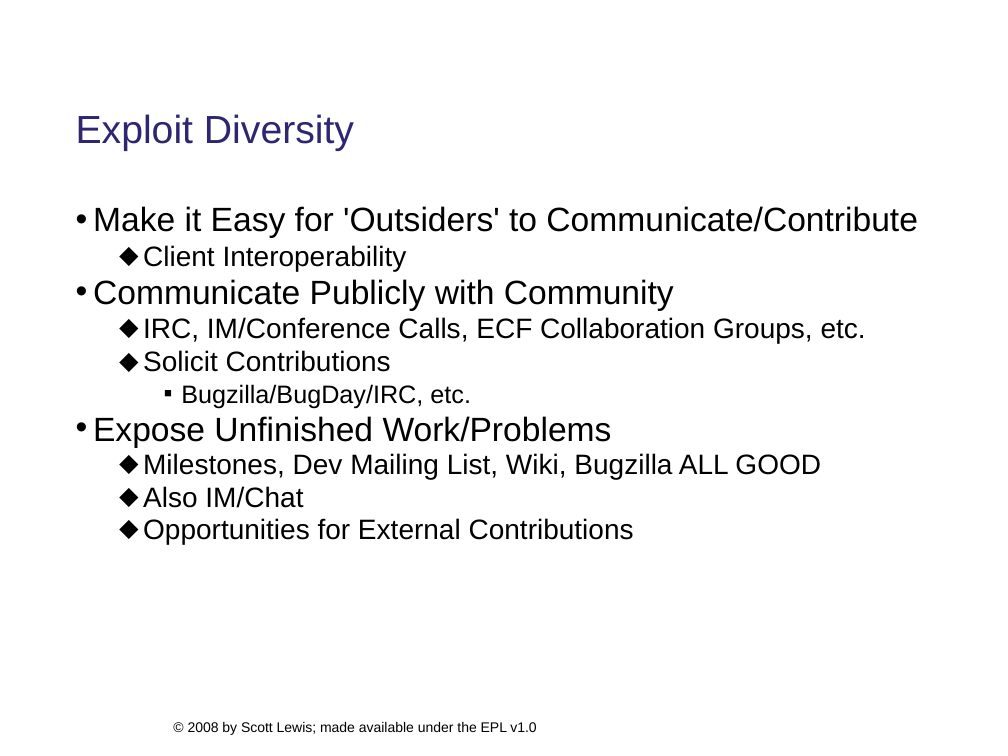
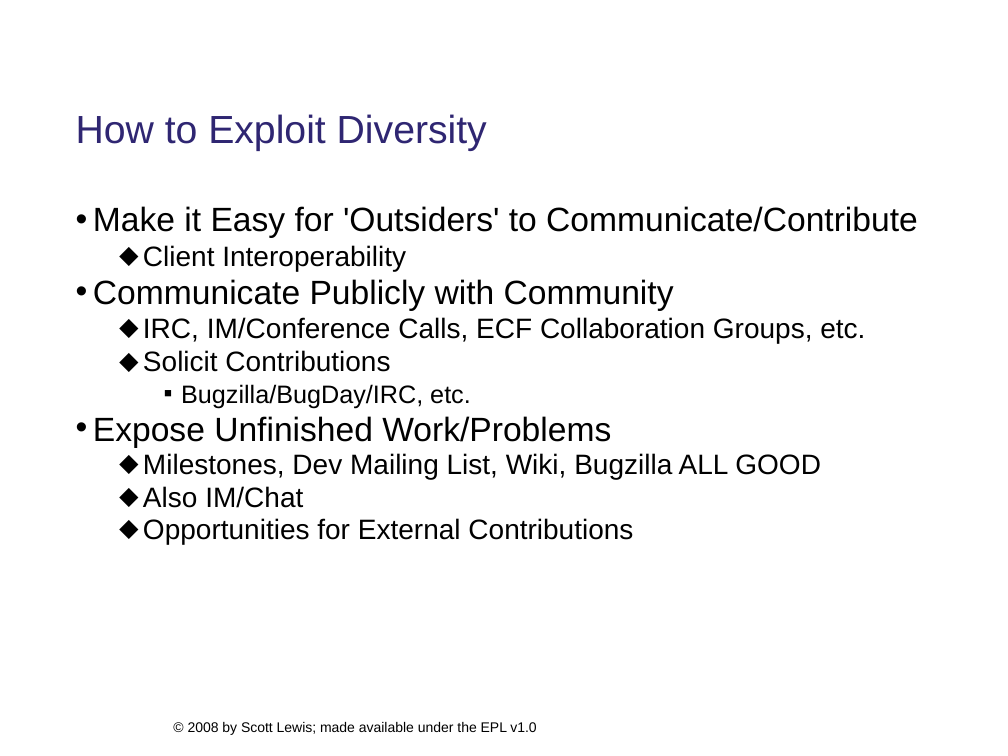
Before and after one commit to eclipse/ecf-website, a slide deck: slide 6 of presentations/eclipsecon2008/longtalk134/ecf_eclipsecon2008_134_DRAFT.ppt. Drawn at 1008x756 pixels with LibreOffice and Linux fonts; fonts in the diff are those of the drawing; background and template pictures are left out. Boxes give left, top, right and bottom in pixels: in the first picture for what was removed or moved away, otherwise in the second. Text is boxed around its words. In the diff, an @@ line names an element or a change of style, - is before the commit and + after.

```diff
--- a/presentations/eclipsecon2008/longtalk134/ecf_eclipsecon2008_134_DRAFT.ppt
+++ b/presentations/eclipsecon2008/longtalk134/ecf_eclipsecon2008_134_DRAFT.ppt
@@ title at <box>76,114,487,151</box>: text changed @@
-Exploit Diversity
+How to Exploit Diversity
```
Also in this commit, not shown: 10 other slides changed, 1 other file.
